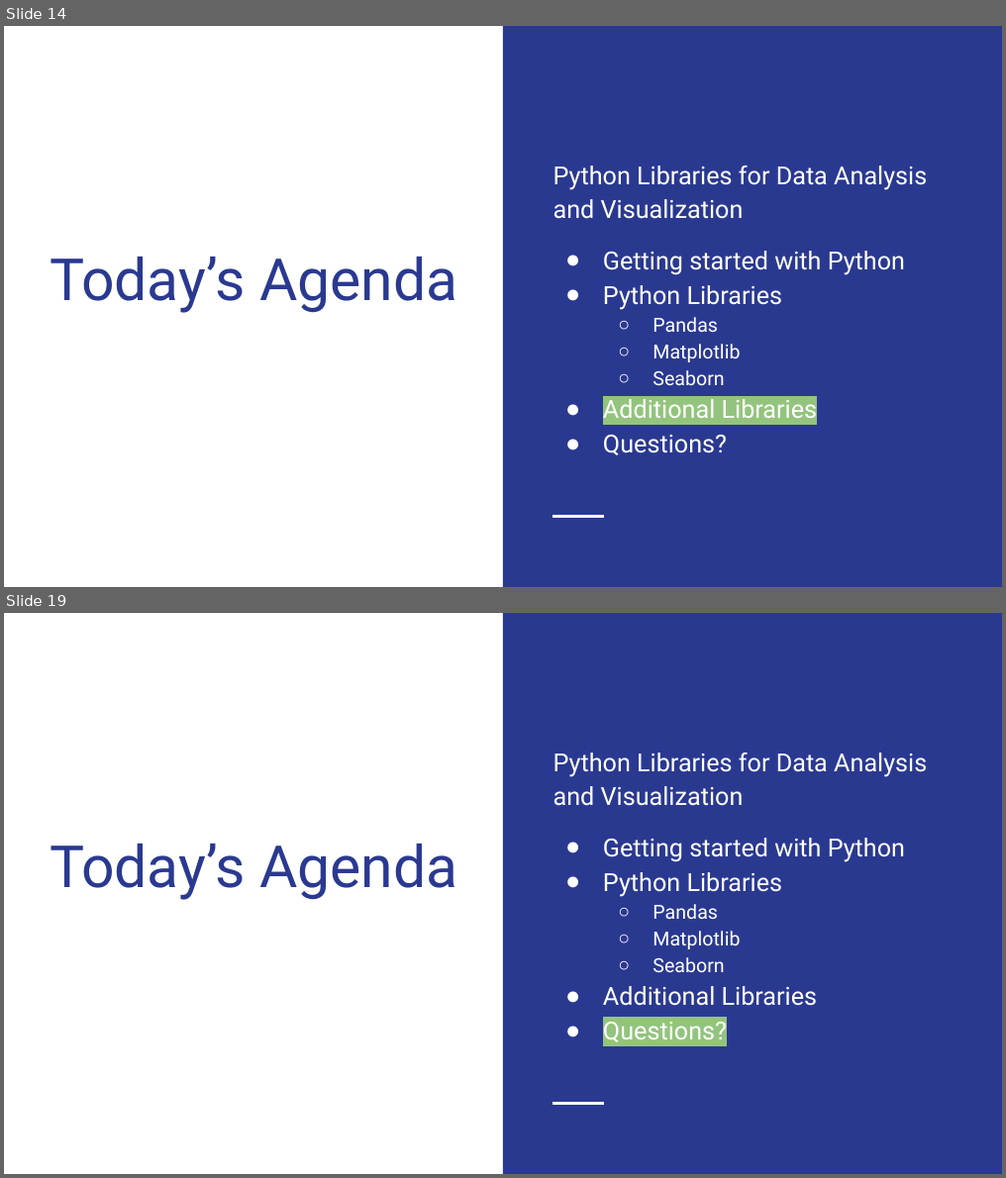
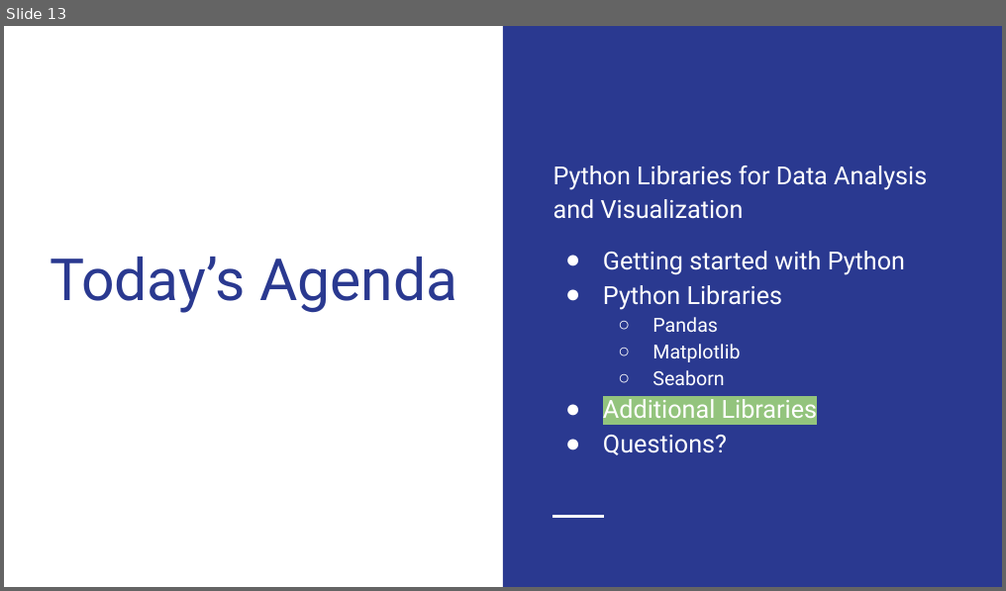
Before and after one commit to ovando-lulu/2022-tech-intersections-python, a slide deck: Python Libraries for Data Analysis and Visualization.pptx. Shown one above the other, each under a label of ours: slides 14 and 19 before the commit, slide 13 after it; the slides between them are not shown. The pictures are 1006x1178 and 1006x591 pixels, drawn with LibreOffice and Linux fonts; fonts in the diff are those of the drawing. Boxes give left, top, right and bottom in pixels: in the first picture for what was removed or moved away, otherwise in the second. Text is boxed around its words. In the diff, an @@ line names an element or a change of style, - is before the commit and + after.

```diff
--- a/Python Libraries for Data Analysis and Visualization.pptx
+++ b/Python Libraries for Data Analysis and Visualization.pptx
@@ slide 19 removed at box(4, 613, 1002, 1174), background #FFFFFF; not listed: 2 template elements that a slide beside it also shows @@
@@ text removed at box(553, 753, 927, 1043) @@
-Python Libraries for Data Analysis and Visualization
-● Getting started with Python
-● Python Libraries
-  ○ Pandas
-  ○ Matplotlib
-  ○ Seaborn
-● Additional Libraries
-● Questions?
@@ title removed at box(50, 844, 457, 900) @@
-Today’s Agenda
@@ what was slide 14 is now slide 13 @@
```
Also in this commit, not shown: 8 slides changed, 1 slide added, 1 other slide removed.
